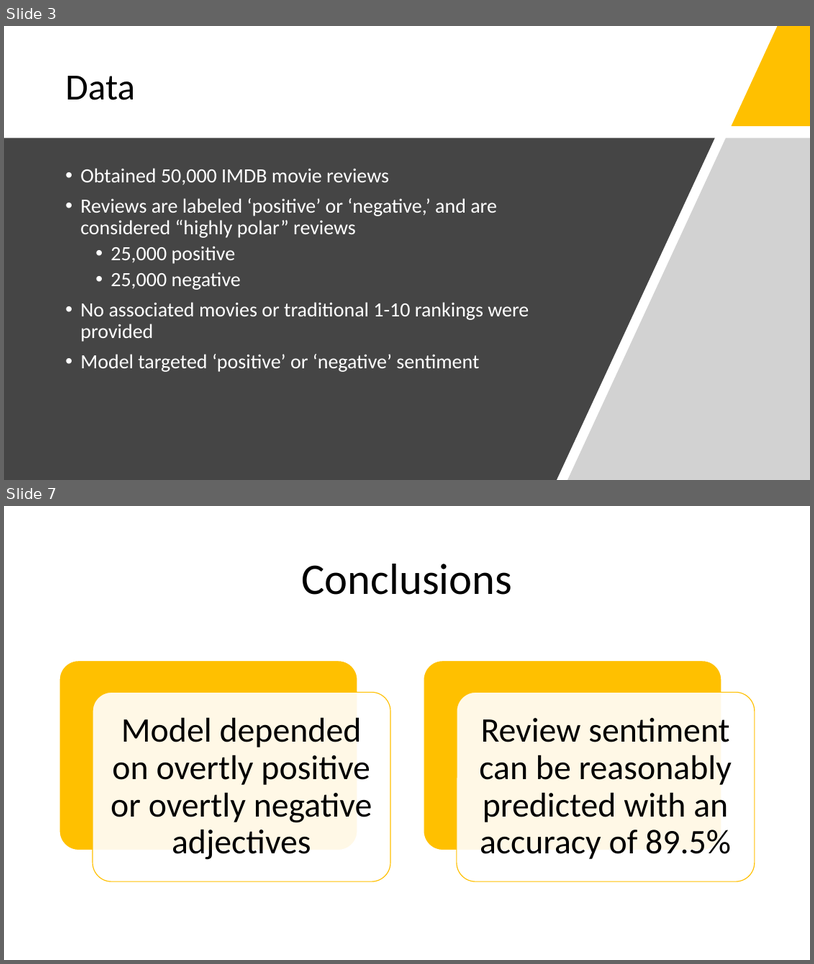
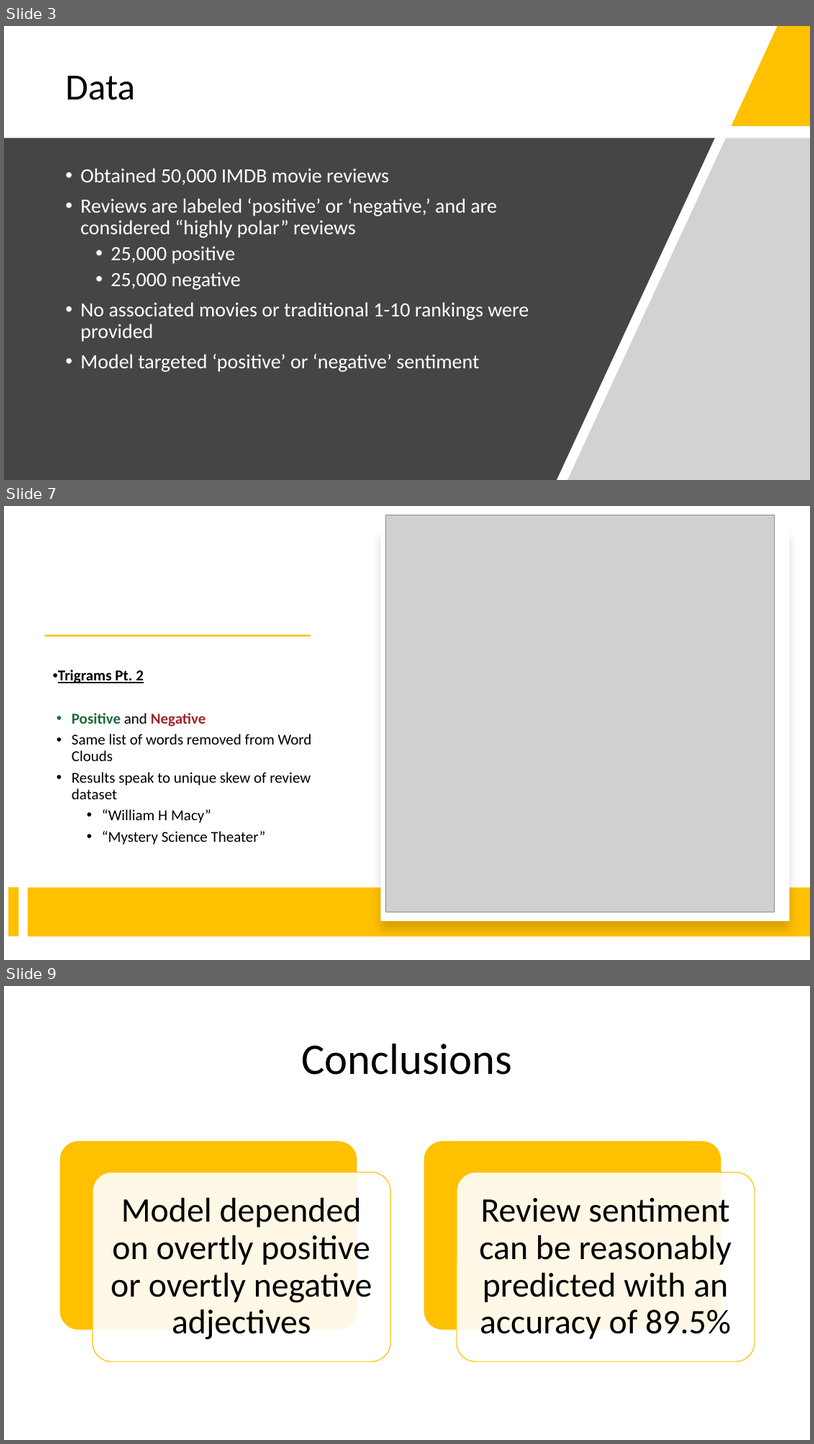
Before and after one commit to Drymander/dsc-phase-4-project, a slide deck: images/Johnny Dryman - Phase 4 Project Presentation.pptx. Shown one above the other, each under a label of ours: slides 3 and 7 before the commit, slides 3, 7 and 9 after it; the slides between them are not shown. The pictures are 814x964 and 814x1444 pixels, drawn with LibreOffice and Linux fonts; fonts in the diff are those of the drawing; grey boxes stand for pictures. Boxes give left, top, right and bottom in pixels: in the first picture for what was removed or moved away, otherwise in the second. Text is boxed around its words. In the diff, an @@ line names an element or a change of style, - is before the commit and + after.

Commit message:
Updates based on review feedback

```diff
--- a/images/Johnny Dryman - Phase 4 Project Presentation.pptx
+++ b/images/Johnny Dryman - Phase 4 Project Presentation.pptx
@@ slide 7 added at <box>4,506,810,960</box>, background #FFFFFF @@
@@ picture added at <box>386,515,775,911</box> @@
@@ rectangle added at <box>381,530,790,921</box>, fill #FFFFFF @@
@@ rectangle added at <box>44,635,311,636</box>, fill #FFC000 @@
@@ text added at <box>58,669,312,844</box>, 18 pt, text #000000 @@
+• Trigrams Pt. 2
+• Positive and Negative
+• Same list of words removed from Word Clouds
+• Results speak to unique skew of review dataset
+  • “William H Macy”
+  • “Mystery Science Theater”
@@ rectangle added at <box>8,887,18,936</box>, fill #FFC000 @@
@@ rectangle added at <box>28,888,810,937</box>, fill #FFC000 @@
@@ what was slide 7 is now slide 9 @@
```
Also in this commit, not shown: 5 slides changed, 1 other slide added, 3 other files.
